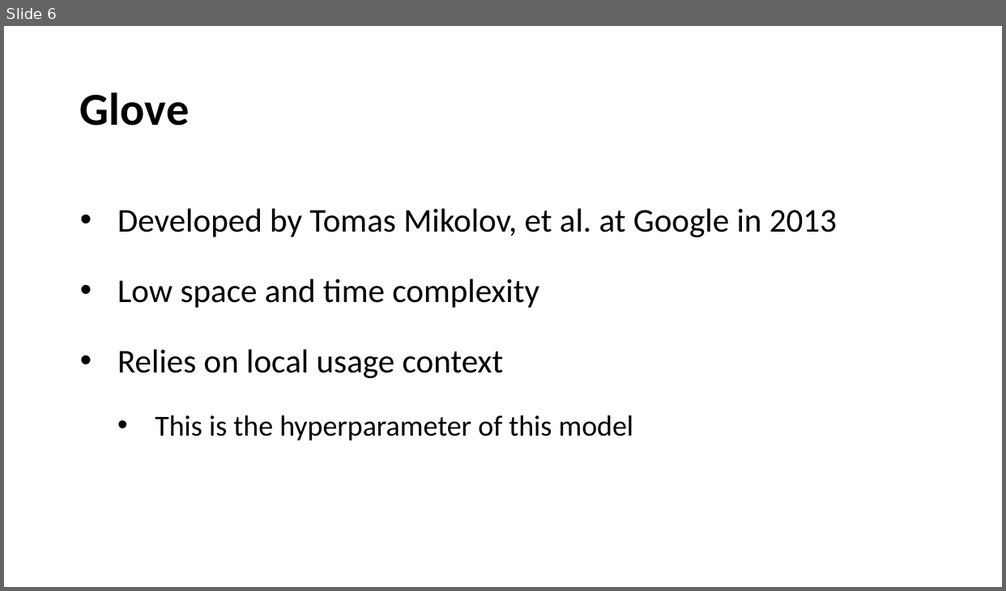
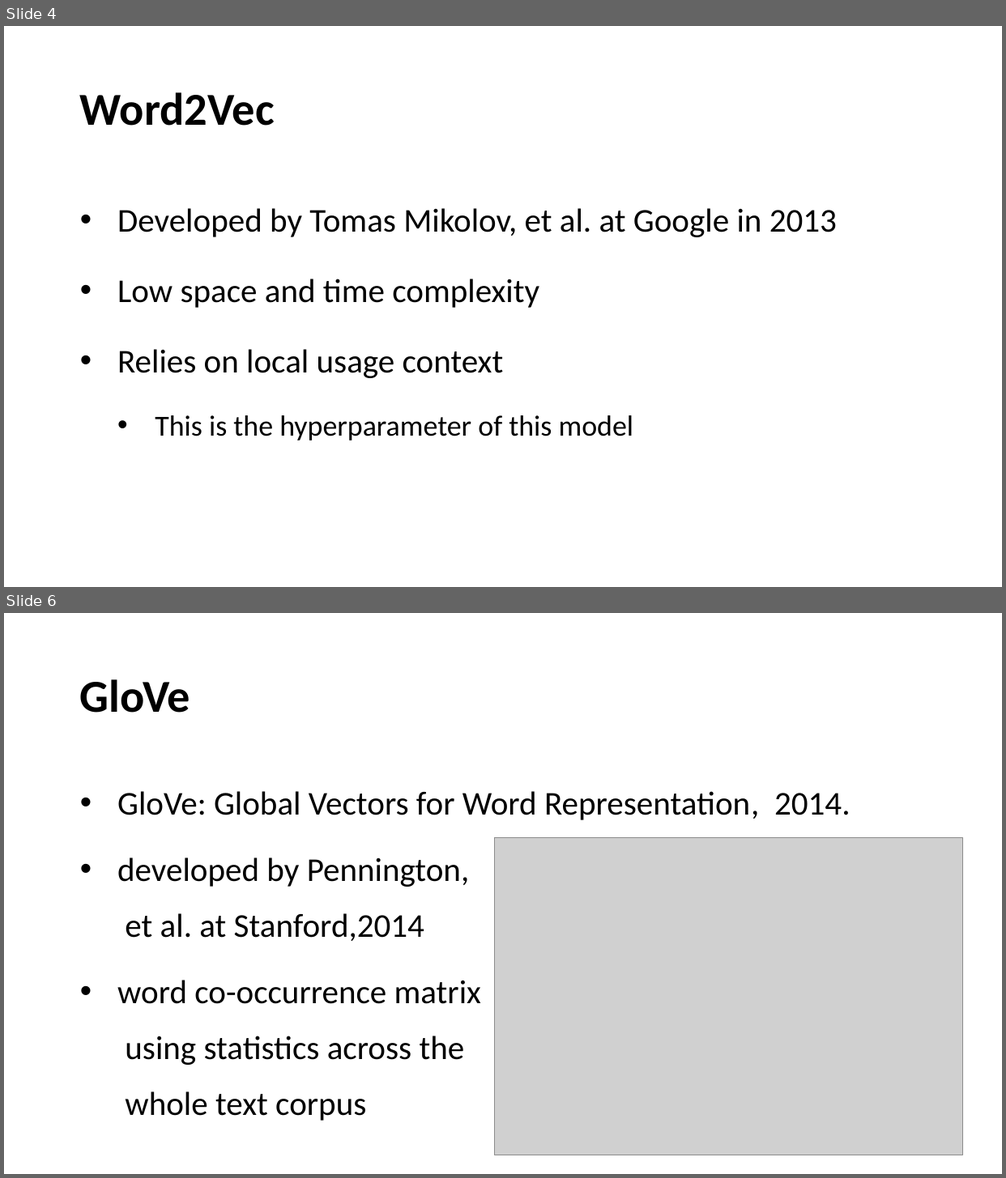
Before and after one commit to chensh3/word2vec_vs_glove, a slide deck: mid_term.pptx. Shown one above the other, each under a label of ours: slide 6 before the commit, slides 4 and 6 after it; the slides between them are not shown. The pictures are 1006x591 and 1006x1178 pixels, drawn with LibreOffice and Linux fonts; fonts in the diff are those of the drawing; grey boxes stand for pictures. Boxes give left, top, right and bottom in pixels: in the first picture for what was removed or moved away, otherwise in the second. Text is boxed around its words. In the diff, an @@ line names an element or a change of style, - is before the commit and + after.

```diff
--- a/mid_term.pptx
+++ b/mid_term.pptx
@@ slide 6 added at [4, 613, 1002, 1174], background #FFFFFF @@
@@ title added at [80, 679, 190, 713], 44 pt, text #000000, bold @@
+GloVe
@@ text added at [117, 791, 850, 1121], 32 pt, text #000000 @@
+• GloVe: Global Vectors for Word Representation, 2014.
+• developed by Pennington,
+  et al. at Stanford,2014
+• word co-occurrence matrix
+  using statistics across the
+  whole text corpus
@@ picture added at [494, 837, 962, 1155] @@
@@ what was slide 6 is now slide 4 @@
@@ slide 4 changed as well @@
@@ title at [80, 92, 275, 126]: text changed @@
-Glove
+Word2Vec
```
Also in this commit, not shown: 4 other slides changed, 5 other slides added, 5 slides removed, 7 other files.
